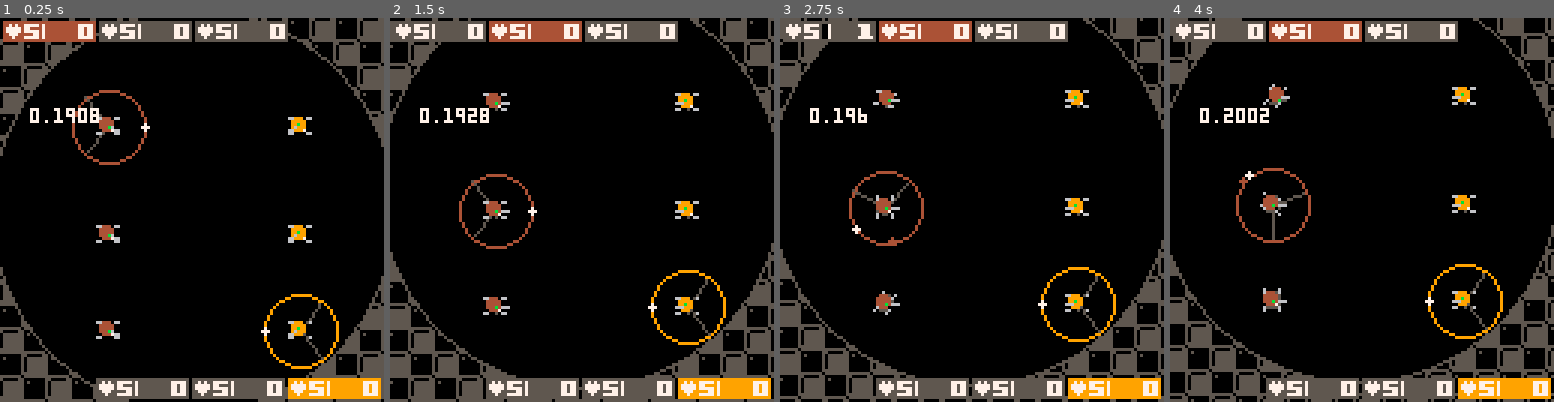
Above: before the commit, frames 1-4 (left to right).
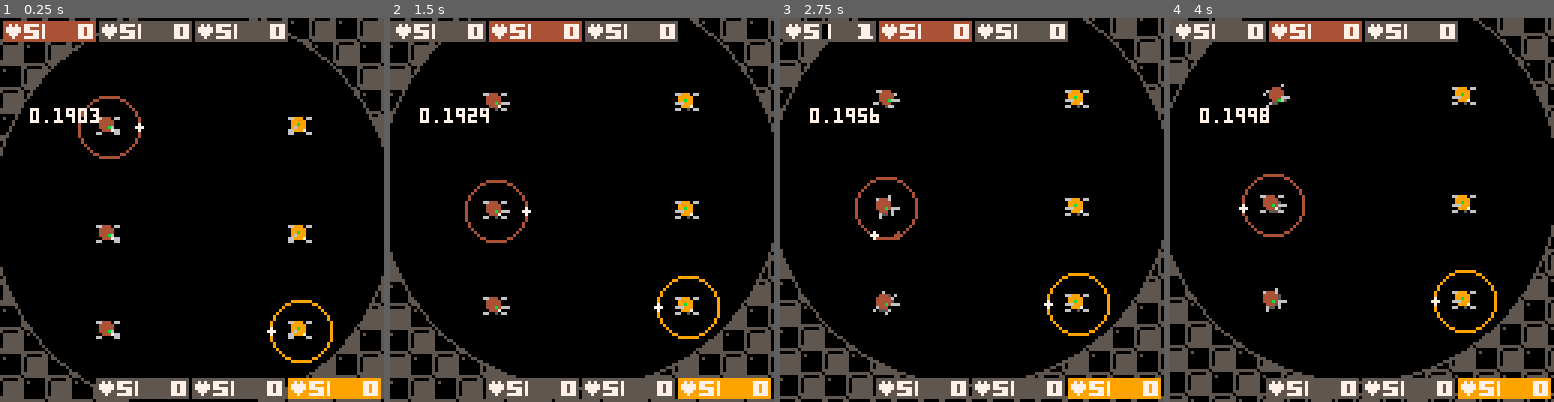
Above: after the commit, the same moments.

Repository: catnipped/pico1
Game: PICO-8 cartridge pico1.p8
Two runs of this game, one before a commit and one after it. Both use one fixed random seed, a clock stepped at 60 frames per second and the inputs below.
Inputs:
- Up to frame 1 (0.25 s): no input
- Up to frame 2 (1.5 s): tap X (X key) at 0.33, 1.07 s; tap O (Z key) at 0.7 s
- Up to frame 3 (2.75 s): hold Right 1.6-2.1 s; tap O (Z key) at 1.7, 2.1, 2.5 s; tap X (X key) at 1.85 s; hold Up 2.15-2.42 s; hold Right from 2.47 s (still down)
- Up to frame 4 (4 s): tap O (Z key) at 2.9, 3.3, 3.7 s; tap X (X key) at 2.97 s; release Right at 3.03 s; hold Left 3.08-3.58 s; hold Down 3.63-3.97 s

The runs differ from the first frame. In frame 1, 1.7% of the frame differs, in the area x 18-89%, y 18-92%; in frame 2, 1.7%; in frame 3, 1.9%; in frame 4, 2.1%, in the area x 14-87%, y 17-84%.

Commit message:
old aiming back

Diff:
--- a/pico1.p8
+++ b/pico1.p8
@@ -38,7 +38,7 @@
   car[nr].dead = false
   car[nr].death_counter = 0
   car[nr].turret = 0
-  car[nr].attack_offset = 0
+  car[nr].attack_offset = {}
   car[nr].attack_counter = 0
   car[nr].target = 1
   car[nr].damaged = false
@@ -80,10 +80,6 @@
   else
     spr(15,p.x-4,p.y-4)
   end
-  if p.active == true then
-    line(p.x,p.y,p.x+(12+flr(p.vel))*sin(p.rot-0.25+p.attack_offset),p.y+(12+flr(p.vel))*cos(p.rot-0.25+p.attack_offset),5)
-    line(p.x,p.y,p.x+(12+flr(p.vel))*sin(p.rot+0.25-p.attack_offset),p.y+(12+flr(p.vel))*cos(p.rot+0.25-p.attack_offset),5)
-  end
   circfill(p.x-0.5,p.y-0.5,2,p.clr)
   --status light
   if p.dead == true then
@@ -93,15 +89,14 @@
   else
     circfill(p.x+1*sin(p.turret+0.15),p.y+1*cos(p.turret+0.15),0,11)
   end
-
   line(p.x+2*sin(p.turret),p.y+2*cos(p.turret),p.x+4*sin(p.turret),p.y+4*cos(p.turret),6)
   if p.hit == true then
     circfill(p.x+4*sin(p.turret),p.y+4*cos(p.turret),1,10)
   end
   if p.active == true then
-    circ(p.x,p.y,12+flr(p.vel),p.clr)
-    circfill(p.x+(12+flr(p.vel))*sin(p.rot),p.y+(12+flr(p.vel))*cos(p.rot),1,p.clr)
-    circfill(p.x+(12+flr(p.vel))*sin(p.dir),p.y+(12+flr(p.vel))*cos(p.dir),1,7)
+    circ(p.x+p.attack_offset.x,p.y+p.attack_offset.y,10+flr(p.vel),p.clr)
+    circfill(p.x+10*sin(p.rot),p.y+10*cos(p.rot),1,p.clr)
+    circfill(p.x+10*sin(p.dir),p.y+10*cos(p.dir),1,7)
   end
 end
 
@@ -145,16 +140,14 @@
 
 function attack_roll(c)
   c.hit = false
-  if c.dead == false and pythagoras(c.x,c.y,car[c.target]) < 12+c.vel then
-    if atan2(car[c.target].y-c.y,car[c.target].x-c.x) > c.rot-0.25+c.attack_offset then
-      if c.attack_counter == 0 then
-        c.hit = true
-        car[c.target].damaged = true
-        c.attack_counter += 1
-      else
-        c.attack_counter += 1
-        if c.attack_counter > 5 then c.attack_counter = 0 end
-      end
+  if c.dead == false and pythagoras(c.x+c.attack_offset.x,c.y+c.attack_offset.y,car[c.target]) < 10+c.vel then
+    if c.attack_counter == 0 then
+      c.hit = true
+      car[c.target].damaged = true
+      c.attack_counter += 1
+    else
+      c.attack_counter += 1
+      if c.attack_counter > 5 then c.attack_counter = 0 end
     end
   end
 end
@@ -240,10 +233,10 @@
       end
     end
     if btn(1,p) then
-      x.dir += 0.04
+      x.dir += 0.03
     end
     if btn(0,p) then
-      x.dir += -0.04
+      x.dir += -0.03
     end
   end
 end
@@ -381,7 +374,8 @@
 end
 
 function attack_offset(c)
-  c.attack_offset = -0.1+0.05*c.vel
+  c.attack_offset.x = 1.5*c.vel*sin(c.rot)
+  c.attack_offset.y = 1.5*c.vel*cos(c.rot)
 end
 
 function brake(p)
